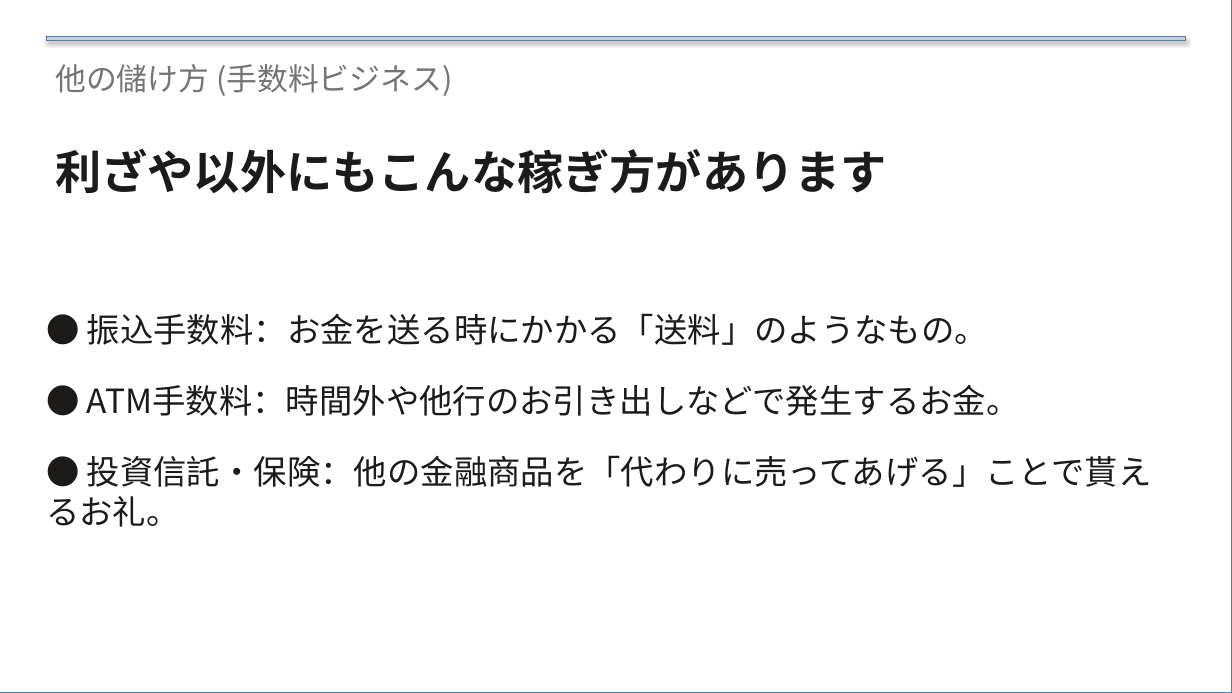
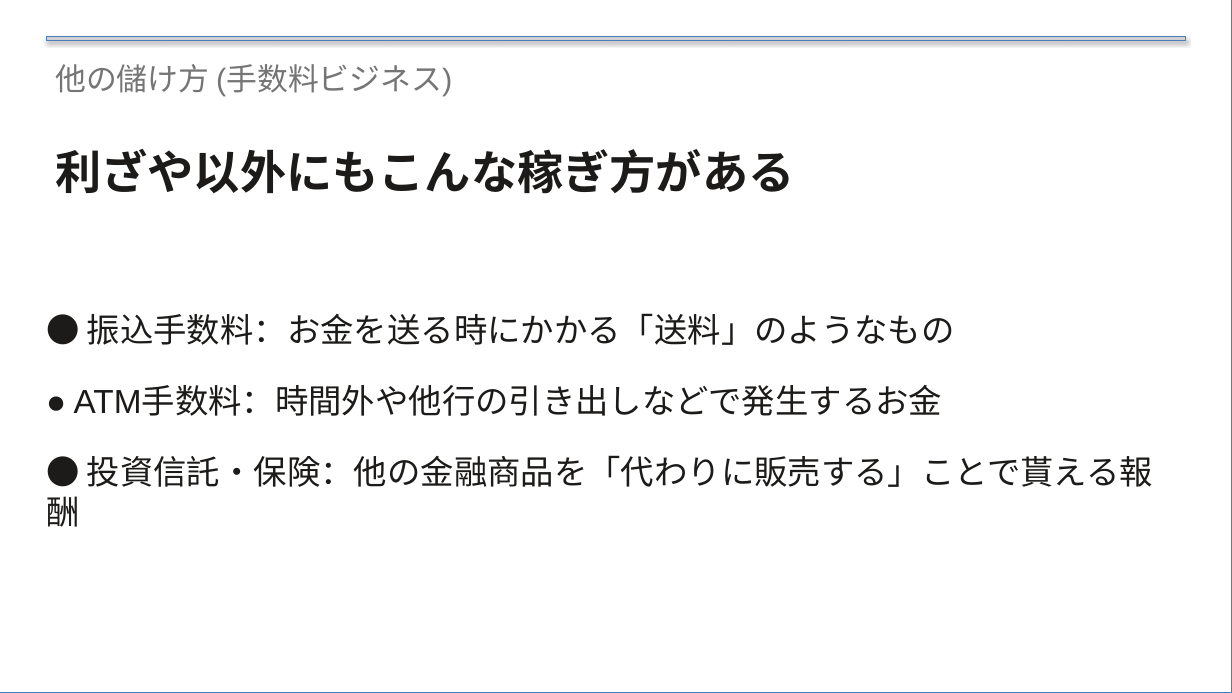
Before and after one commit to xilicrysta/bank-pptx, a slide deck: slide 11 of bank-normal/bank_normal_presentation.pptx (slide 13 before the commit). Drawn at 1232x693 pixels with LibreOffice and Linux fonts; fonts in the diff are those of the drawing. Boxes give left, top, right and bottom in pixels: in the first picture for what was removed or moved away, otherwise in the second. Text is boxed around its words. In the diff, an @@ line names an element or a change of style, - is before the commit and + after.

Commit message:
壁打ちによる内容の大幅修正
chapterのデザイン追加
前半に全体感を凝縮し、後半にかけて新規追加項目

```diff
--- a/bank-normal/bank_normal_presentation.pptx
+++ b/bank-normal/bank_normal_presentation.pptx
@@ text "他の儲け方 (手数料ビジネス)" at bbox=[55, 64, 452, 96]: font Noto Sans CJK JP to Arial @@
@@ text at bbox=[55, 149, 794, 194]: text changed; font Noto Sans CJK JP to Arial @@
-利ざや以外にもこんな稼ぎ方があります
+利ざや以外にもこんな稼ぎ方がある
@@ text at bbox=[46, 313, 1153, 527]: text changed; font Noto Sans CJK JP to Arial @@
-● 振込手数料：お金を送る時にかかる「送料」のようなもの。
-● ATM手数料：時間外や他行のお引き出しなどで発生するお金。
-● 投資信託・保険：他の金融商品を「代わりに売ってあげる」ことで貰えるお礼。
+● 振込手数料：お金を送る時にかかる「送料」のようなもの
+● ATM手数料：時間外や他行の引き出しなどで発生するお金
+● 投資信託・保険：他の金融商品を「代わりに販売する」ことで貰える報酬
```
Also in this commit, not shown: 21 other slides changed, 8 slides added, 6 slides removed, 4 other files.
